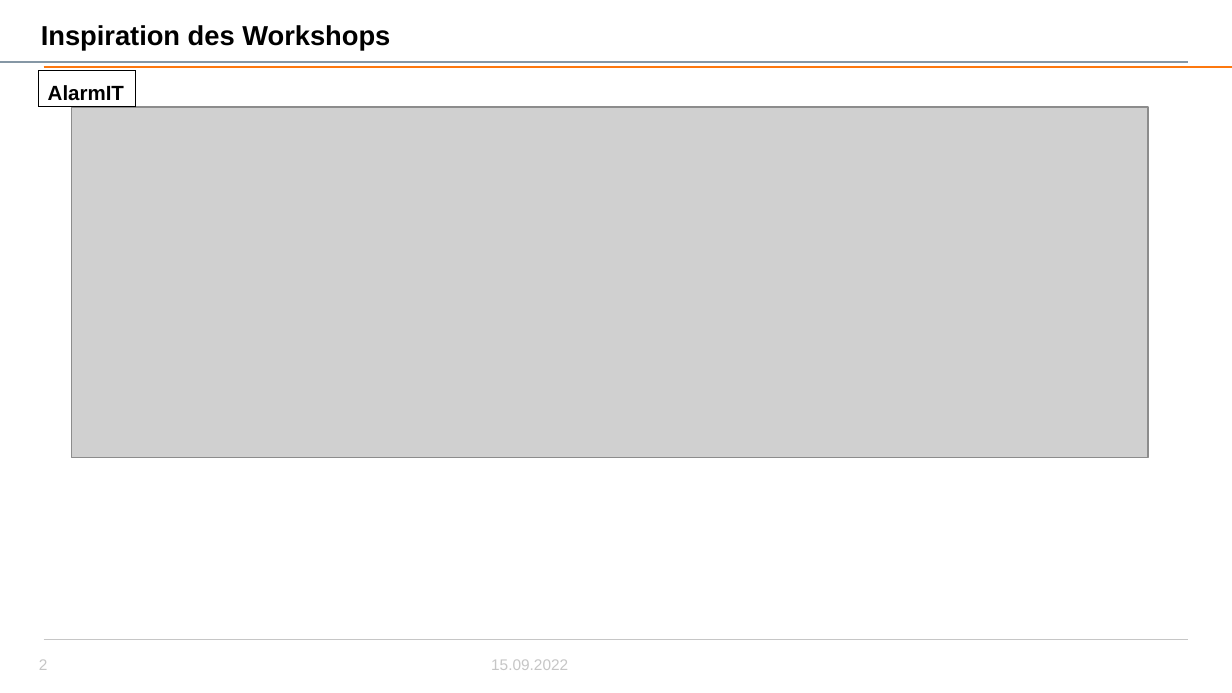
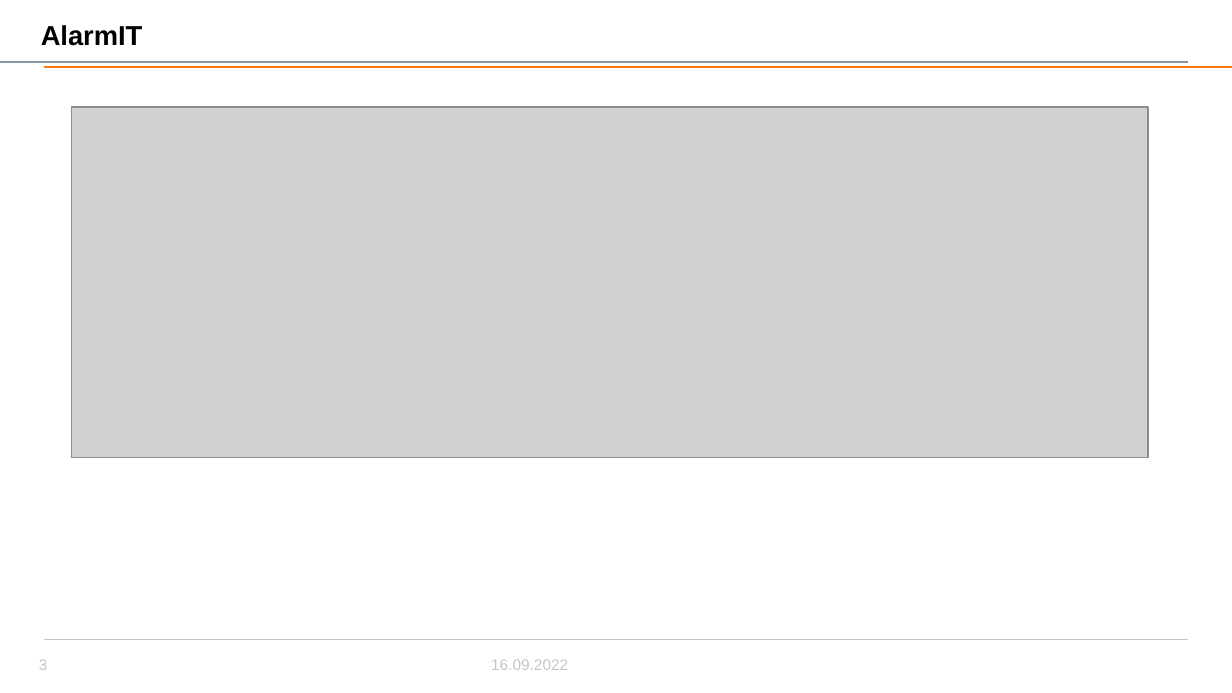
Before and after one commit to JeremiePlanta/testtest, a slide deck: slide 3 of KommunikationVerteilteSysteme.pptx (slide 2 before the commit). Drawn at 1232x693 pixels with LibreOffice and Linux fonts; fonts in the diff are those of the drawing; grey boxes stand for pictures; background and template pictures are left out. Boxes give left, top, right and bottom in pixels: in the first picture for what was removed or moved away, otherwise in the second. Text is boxed around its words. In the diff, an @@ line names an element or a change of style, - is before the commit and + after.

```diff
--- a/KommunikationVerteilteSysteme.pptx
+++ b/KommunikationVerteilteSysteme.pptx
@@ title at <box>41,25,143,46</box>: text changed @@
-Inspiration des Workshops
+AlarmIT
@@ rectangle removed at <box>38,71,136,107</box> @@
-AlarmIT
@@ page number at <box>39,660,48,670</box>: text changed @@
-2
+3
```
Also in this commit, not shown: 12 other slides changed, 1 slide added.
